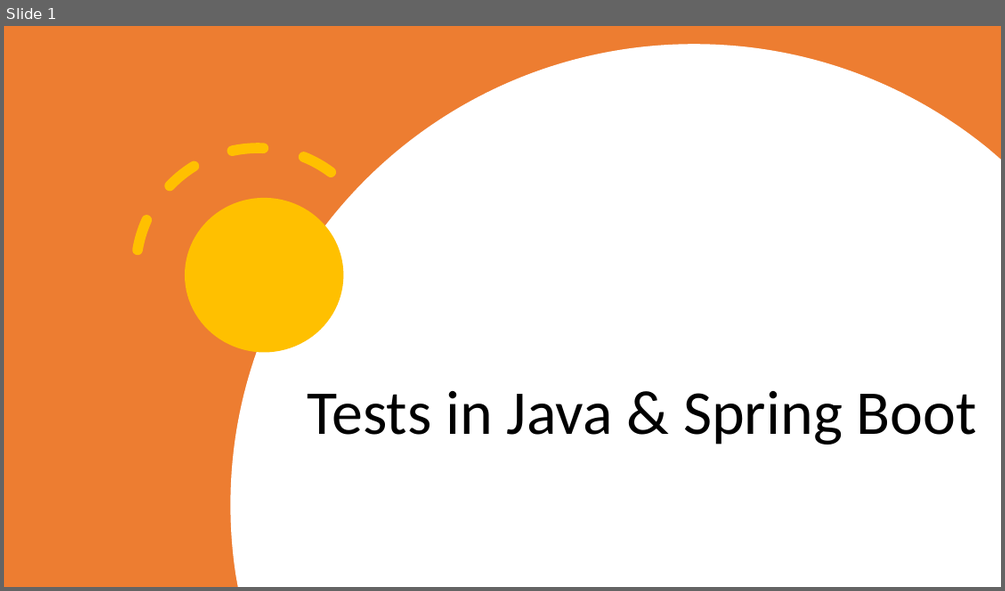
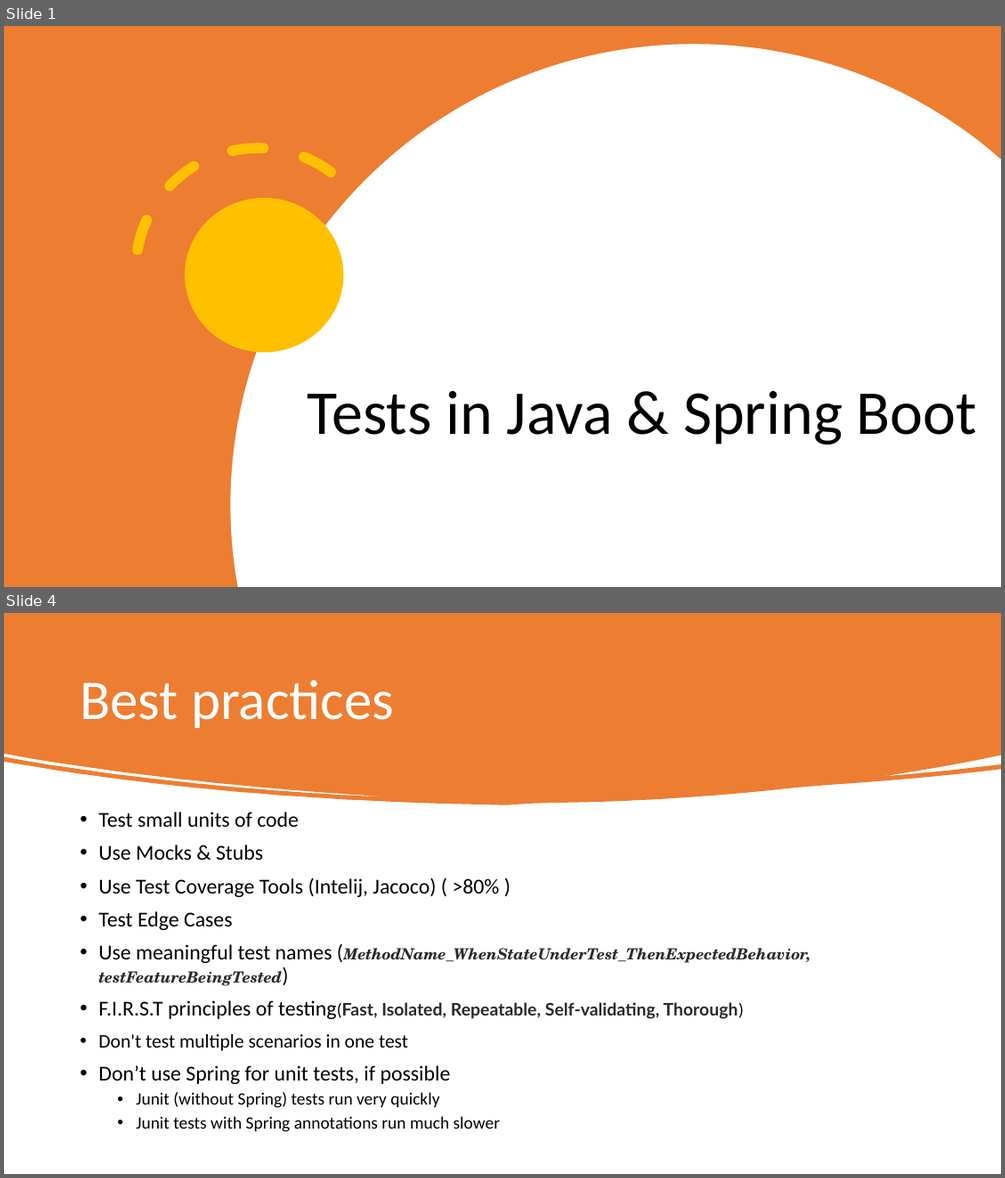
Before and after one commit to SergiuBabin/Personal_Workshops, a slide deck: Testing in Java (Spring Boot + Junit5 + Mockito)/HTTP & HTTPS.pptx. Shown one above the other, each under a label of ours: slide 1 before the commit, slides 1 and 4 after it; the slides between them are not shown. The pictures are 1005x591 and 1005x1178 pixels, drawn with LibreOffice and Linux fonts; fonts in the diff are those of the drawing. Boxes give left, top, right and bottom in pixels: in the first picture for what was removed or moved away, otherwise in the second. Text is boxed around its words. In the diff, an @@ line names an element or a change of style, - is before the commit and + after.

```diff
--- a/Testing in Java (Spring Boot + Junit5 + Mockito)/HTTP & HTTPS.pptx
+++ b/Testing in Java (Spring Boot + Junit5 + Mockito)/HTTP & HTTPS.pptx
@@ slide 4 added at [4, 613, 1001, 1174], background #FFFFFF @@
@@ freeform shape added at [4, 613, 1001, 805], fill #ED7D31 @@
@@ title added at [80, 680, 394, 728], 54 pt, text #FFFFFF @@
+Best practices
@@ text added at [98, 811, 810, 1132], 20.4 pt, text #000000 @@
+• Test small units of code
+• Use Mocks & Stubs
+• Use Test Coverage Tools (Intelij, Jacoco) ( >80% )
+• Test Edge Cases
+• Use meaningful test names (MethodName_WhenStateUnderTest_ThenExpectedBehavior, testFeatureBeingTested)
+• F.I.R.S.T principles of testing(Fast, Isolated, Repeatable, Self-validating, Thorough)
+• Don't test multiple scenarios in one test
+• Don’t use Spring for unit tests, if possible
+  • Junit (without Spring) tests run very quickly
+  • Junit tests with Spring annotations run much slower
```
Also in this commit, not shown: 1 slide changed, 6 other slides added, 10 slides removed, 3 other files.
